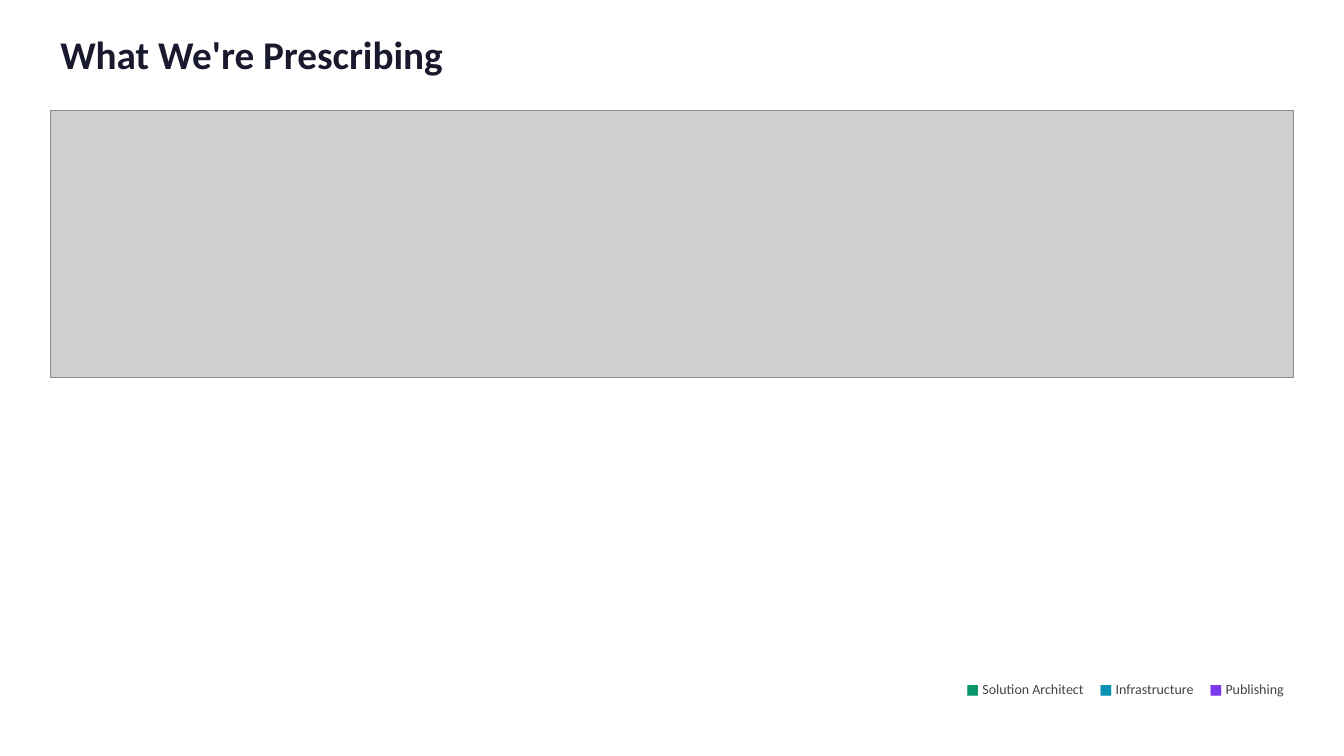
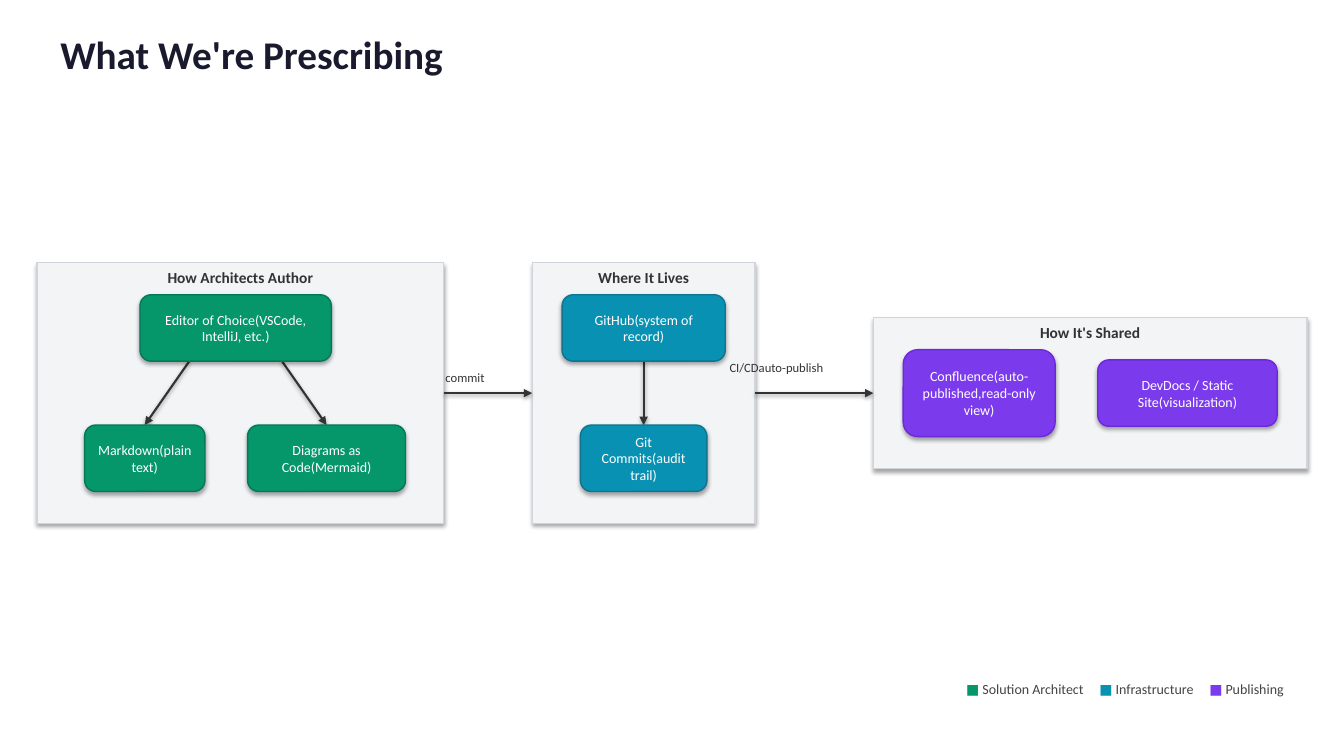
Before and after one commit to byrash/architecture-governance, a slide deck: slide 3 of output/architecture-governance-lifecycle.pptx. Drawn at 1344x756 pixels with LibreOffice and Linux fonts; fonts in the diff are those of the drawing; grey boxes stand for pictures. Boxes give left, top, right and bottom in pixels: in the first picture for what was removed or moved away, otherwise in the second. Text is boxed around its words. In the diff, an @@ line names an element or a change of style, - is before the commit and + after.

```diff
--- a/output/architecture-governance-lifecycle.pptx
+++ b/output/architecture-governance-lifecycle.pptx
@@ picture removed at (50,111,1294,377) @@
@@ rectangle added at (37,263,444,523), fill #F3F4F6, outline #D1D5DB 1 pt, 11 pt, text #333333, bold @@
+How Architects Author
@@ rectangle added at (532,263,755,523), fill #F3F4F6, outline #D1D5DB 1 pt, 11 pt, text #333333, bold @@
+Where It Lives
@@ rounded rectangle added at (140,294,332,361), fill #059669, outline #047857 1 pt, 10 pt, text #FFFFFF @@
+Editor of Choice(VSCode, IntelliJ, etc.)
@@ rounded rectangle added at (563,294,726,361), fill #0891B2, outline #0E7490 1 pt, 10 pt, text #FFFFFF @@
+GitHub(system of record)
@@ rectangle added at (874,318,1308,469), fill #F3F4F6, outline #D1D5DB 1 pt, 11 pt, text #333333, bold @@
+How It's Shared
@@ rounded rectangle added at (903,350,1056,437), fill #7C3AED, outline #6D28D9 1 pt, 10 pt, text #FFFFFF @@
+Confluence(auto-published,read-only view)
@@ arrow added from (190, 361) to (145, 425), #333333 1.5 pt @@
@@ arrow added from (282, 361) to (327, 425), #333333 1.5 pt @@
@@ text added at (445,372,484,386), 9 pt, text #333333 @@
+commit
@@ arrow added from (644, 361) to (644, 425), #333333 1.5 pt @@
@@ text added at (730,362,824,376), 9 pt, text #333333 @@
+CI/CDauto-publish
@@ rounded rectangle added at (1098,360,1277,426), fill #7C3AED, outline #6D28D9 1 pt, 10 pt, text #FFFFFF @@
+DevDocs / Static Site(visualization)
@@ arrow added from (444, 393) to (532, 393), #333333 1.5 pt @@
@@ arrow added from (755, 393) to (874, 393), #333333 1.5 pt @@
@@ rounded rectangle added at (85,425,205,492), fill #059669, outline #047857 1 pt, 10 pt, text #FFFFFF @@
+Markdown(plain text)
@@ rounded rectangle added at (248,425,406,492), fill #059669, outline #047857 1 pt, 10 pt, text #FFFFFF @@
+Diagrams as Code(Mermaid)
@@ rounded rectangle added at (581,425,708,492), fill #0891B2, outline #0E7490 1 pt, 10 pt, text #FFFFFF @@
+Git Commits(audit trail)
```
Also in this commit, not shown: 9 other slides changed, 22 other files.
